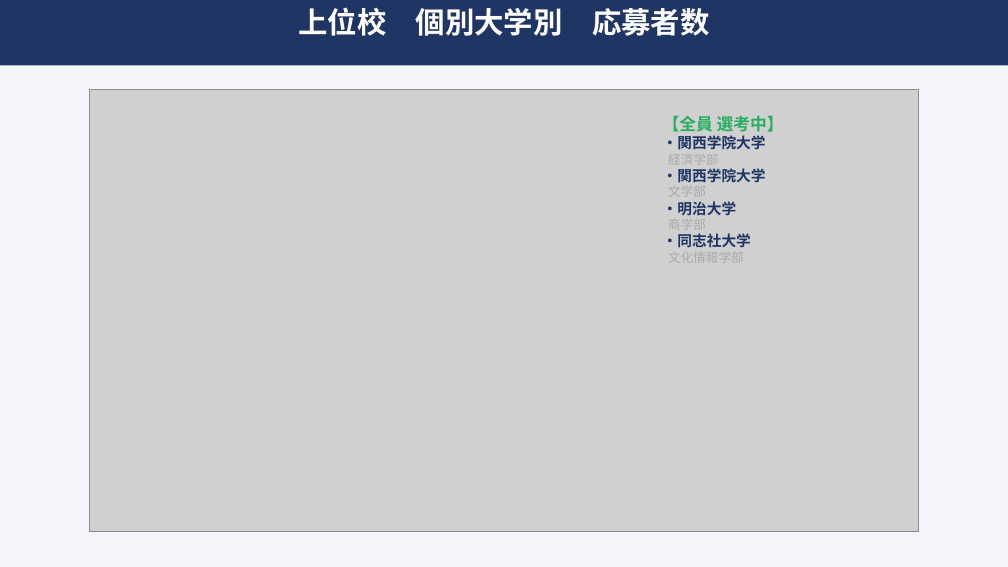
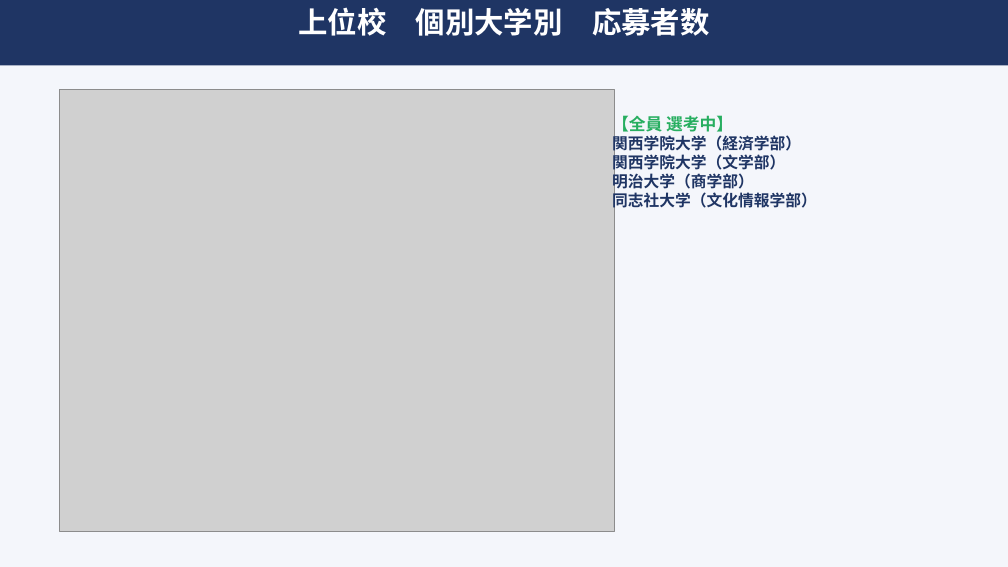
Before and after one commit to syoukaku007-star/daiki, a slide deck: slide 5 of 上位校採用分析レポート_2026_v2.pptx. Drawn at 1008x567 pixels with LibreOffice and Linux fonts; fonts in the diff are those of the drawing; grey boxes stand for pictures. Boxes give left, top, right and bottom in pixels: in the first picture for what was removed or moved away, otherwise in the second. Text is boxed around its words. In the diff, an @@ line names an element or a change of style, - is before the commit and + after.

```diff
--- a/上位校採用分析レポート_2026_v2.pptx
+++ b/上位校採用分析レポート_2026_v2.pptx
@@ picture: place and size @@
-picture at bbox=[89, 89, 919, 532]
+picture at bbox=[60, 89, 614, 532]
@@ text "【全員 選考中】": place and size @@
-text "【全員 選考中】" at bbox=[663, 115, 784, 266]
+text "【全員 選考中】" at bbox=[612, 113, 817, 211]
@@ text at bbox=[612, 133, 817, 211]: text changed; size 14 to 15 pt @@
-・関西学院大学
-経済学部
-・関西学院大学
-文学部
-・明治大学
-商学部
-・同志社大学
-文化情報学部
+関西学院大学（経済学部）
+関西学院大学（文学部）
+明治大学（商学部）
+同志社大学（文化情報学部）
```
Also in this commit, not shown: 7 other slides changed.
